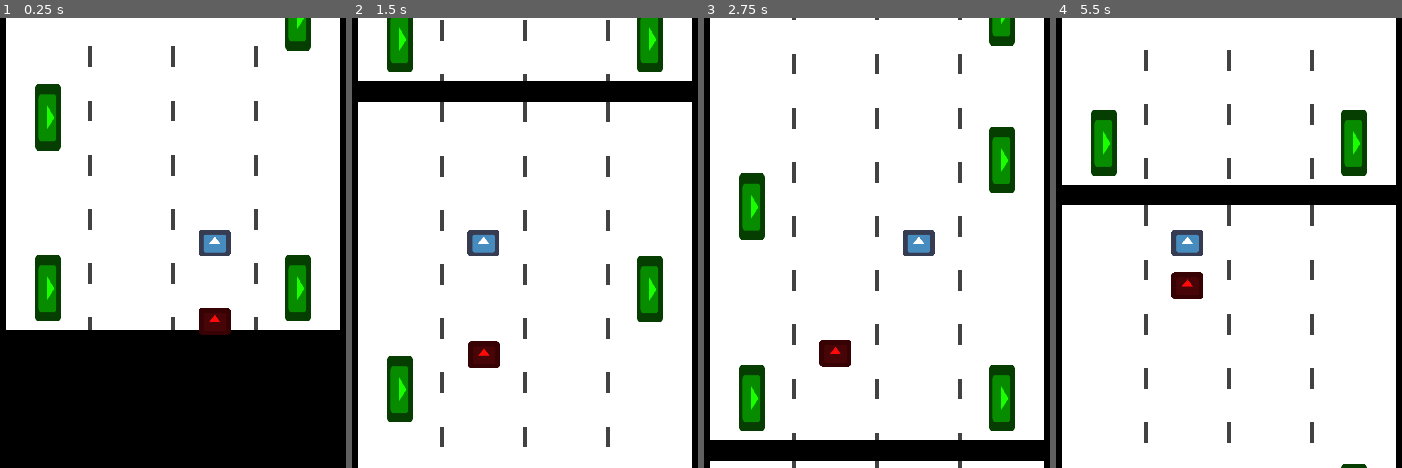
Above: before the commit, frames 1-4 (left to right).
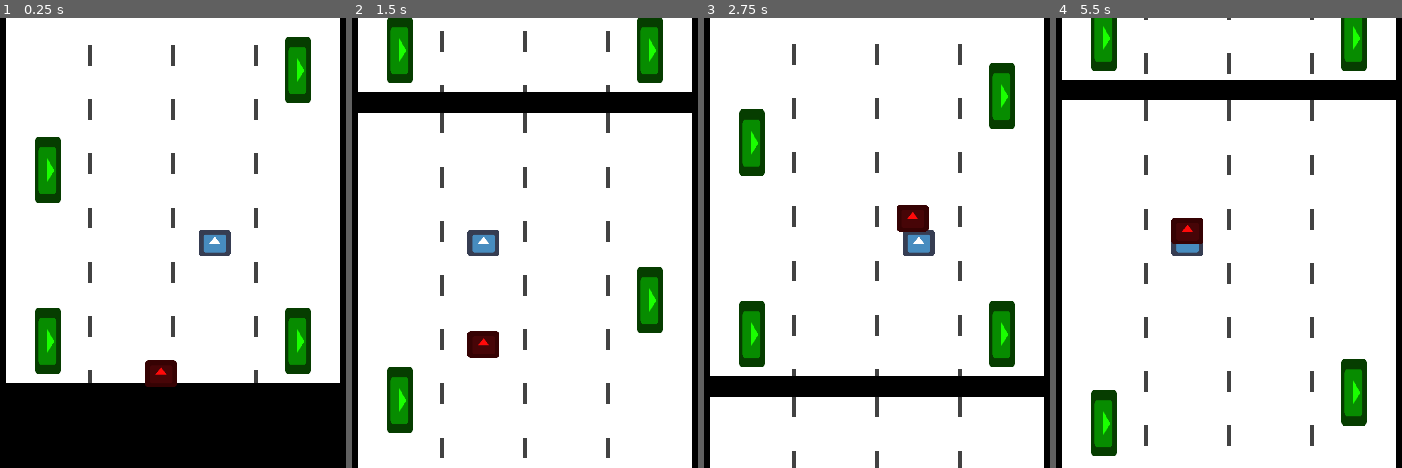
Above: after the commit, the same moments.

Repository: lajollagamesclub/week-139-followers
Game: Godot game, scene res://Main.tscn
The game is run twice, just before and just after one commit, with the same random seed, the same clock (stepped at 60 frames per second) and the same inputs. The engine's default icon, where the game draws it, is replaced by a stand-in: a white triangle on a blue panel in a dark square.
Inputs:
- Up to frame 1 (0.25 s): no input
- Up to frame 2 (1.5 s): hold D (g_right) 0.53-1.28 s; hold A (g_left) from 1.28 s (still down)
- Up to frame 3 (2.75 s): release A (g_left) at 2.03 s; hold D (g_right) from 2.03 s (still down)
- Up to frame 4 (5.5 s): release D (g_right) at 3.53 s; hold A (g_left) from 3.53 s (still down)

The runs differ from the first frame. In frame 1, 17% of the frame differs, in the area x 1-99%, y 0-82%; in frame 2, 8.8%; in frame 3, 20%, in the area x 1-99%, y 0-99%; in frame 4, 16%.

Commit message:
Tune values and add jazz song

Diff:
--- a/src/Main.tscn
+++ b/src/Main.tscn
@@ -63,5 +63,6 @@
 [node name="CollisionShape2D" type="CollisionShape2D" parent="Pursuer"]
 shape = SubResource( 3 )
 [connection signal="area_entered" from="Player/SuitcaseTakedown" to="Player/SuitcaseTakedown" method="_on_SuitcaseTakedown_area_entered"]
+[connection signal="misstakedown" from="Player/SuitcaseTakedown" to="Player" method="_on_SuitcaseTakedown_misstakedown"]
 [connection signal="timeout" from="Player/SuitcaseTakedown/Timer" to="Player/SuitcaseTakedown" method="_on_Timer_timeout"]
 [connection signal="area_entered" from="Pursuer" to="Pursuer" method="_on_Pursuer_area_entered"]
--- a/src/Player.gd
+++ b/src/Player.gd
@@ -10,6 +10,9 @@
 onready var target_x_pos: float = global_position.x
 
 var cur_speed := 0.0
+
+func _ready():
+	cur_speed = player_state.target_speed
 
 func _input(event):
 	if event.is_action_pressed("g_left"):
@@ -26,13 +29,13 @@
 func take_down_suitcase():
 	if cur_speed < 0.40*player_state.target_speed: # can only takedown when at speed
 		return
-	cur_speed = player_state.target_speed*0.4
+	cur_speed = player_state.target_speed*0.65
 	$SuitcaseTakedown.takedown(on_left_side(target_x_pos))
 
 func _physics_process(delta):
 	global_position.x = ((target_x_pos - global_position.x) * 25.0 * delta) + global_position.x
 
-	cur_speed = ((player_state.target_speed - cur_speed) * 2.5 * delta) + cur_speed
+	cur_speed = ((player_state.target_speed - cur_speed) * 0.8 * delta) + cur_speed
 
 	player_state.y_offset = global_position.y
 	player_state.move(Vector2(0, -cur_speed)*delta)
@@ -40,3 +43,7 @@
 
 static func on_left_side(x_pos: float) -> bool:
 	return x_pos < middle
+
+
+func _on_SuitcaseTakedown_misstakedown():
+	cur_speed = player_state.target_speed*0.3
--- a/src/Pursuer.gd
+++ b/src/Pursuer.gd
@@ -13,16 +13,16 @@
 func _physics_process(delta):
 #	print(player_state.y_offset, "	", global_position.y)
 	if player_state.y_offset >= global_position.y:
-		target_speed = -player_state.target_speed*0.85
+		target_speed = -player_state.target_speed*0.5
 	else:
-		target_speed = -player_state.target_speed*1.1
+		target_speed = -player_state.target_speed*1.35
 
-	if abs(player_state.y_offset - global_position.y) < 200.0:
+	if abs(player_state.y_offset - global_position.y) < 100.0:
 		target_x_pos = player_state.x_offset
 	else:
 		target_x_pos = (Player.middle - Player.step/2.0) + on_left_side*Player.step
 
-	cur_speed = ((target_speed - cur_speed) * 1.1 * delta) + cur_speed
+	cur_speed = ((target_speed - cur_speed) * 0.9 * delta) + cur_speed
 
 	global_position += Vector2(0.0, cur_speed)*delta
 	global_position.x = ((target_x_pos - global_position.x) * 4.0 *delta) + global_position.x
@@ -33,7 +33,9 @@
 
 func _on_Pursuer_area_entered(area):
 	if area.is_in_group("suitcases") and area.taken_down:
+		if global_position.y > 1200.0: # don't go super far down if down
+			return
 		var random_number: float = rand_range(0.0, 1.0)
-		if random_number >= 0.6:
+		if random_number >= 0.3:
 			on_left_side = 1.0 - on_left_side
-		cur_speed = 0.5*target_speed
+		cur_speed = 0.30*target_speed
--- a/src/SuitcaseTakedown.gd
+++ b/src/SuitcaseTakedown.gd
@@ -1,9 +1,14 @@
 extends Area2D
+
+signal misstakedown
+
+var caught_something := false
 
 func _ready():
 	$CollisionShape2D.disabled = true
 
 func takedown(on_left_side: bool):
+	caught_something = false
 	if on_left_side:
 		position.x = -$CollisionShape2D.shape.extents.x
 	else:
@@ -13,8 +18,11 @@
 
 func _on_Timer_timeout():
 	$CollisionShape2D.disabled = true
+	if not caught_something:
+		emit_signal("misstakedown")
 
 
 func _on_SuitcaseTakedown_area_entered(area: Node2D):
 	if area.is_in_group("suitcases"):
+		caught_something = true
 		area.takedown()
Not shown, added: src/jazzySongfinal.ogg.import
Not shown, added: src/jazzySongfinal.ogg
